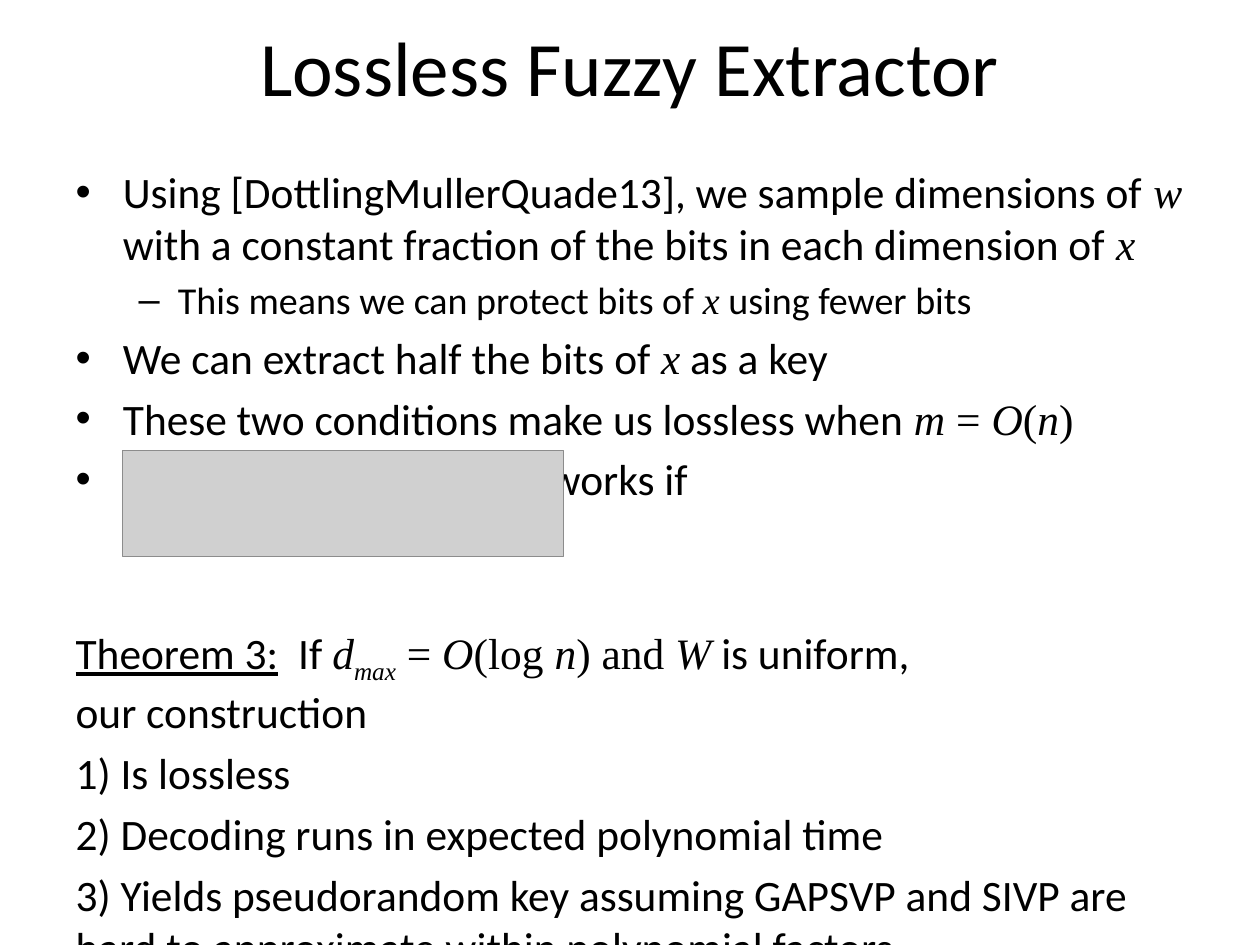
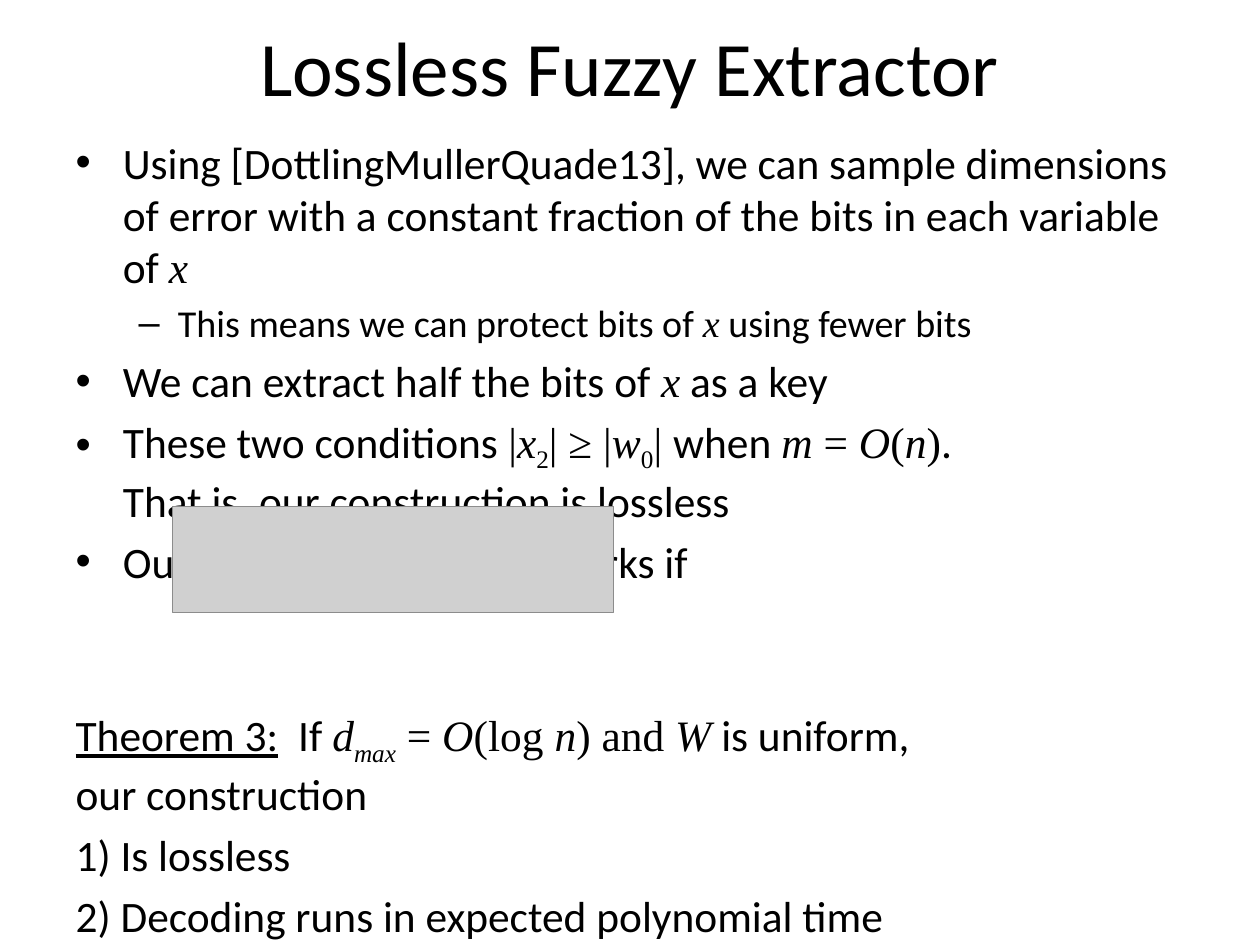
Before and after one commit to xianruimeng/comp-fuzzy-ext, a slide deck: slide 35 of ComputationalFuzzyExtractors.pptx. Drawn at 1260x945 pixels with LibreOffice and Linux fonts; fonts in the diff are those of the drawing; grey boxes stand for pictures. Boxes give left, top, right and bottom in pixels: in the first picture for what was removed or moved away, otherwise in the second. Text is boxed around its words. In the diff, an @@ line names an element or a change of style, - is before the commit and + after.

```diff
--- a/ComputationalFuzzyExtractors.pptx
+++ b/ComputationalFuzzyExtractors.pptx
@@ text "Using [DottlingMullerQuade13], we can sample ...": place and size @@
-text "Using [DottlingMullerQuade13], we can sample ..." at (76,176,1182,919)
+text "Using [DottlingMullerQuade13], we can sample ..." at (76,147,1167,940)
@@ text at (123,147,1167,284): text changed @@
-• Using [DottlingMullerQuade13], we sample dimensions of w with a constant fraction of the bits in each dimension of x
+• Using [DottlingMullerQuade13], we can sample dimensions of error with a constant fraction of the bits in each variable of x
@@ text at (123,428,952,528): text changed @@
-• These two conditions make us lossless when m = O(n)
+• These two conditions |x2| ≥ |w0| when m = O(n).
+  That is, our construction is lossless
@@ picture: place and size @@
-picture at (122,450,563,556)
+picture at (173,507,614,612)
```
Also in this commit, not shown: 18 other slides changed, 1 other file.
